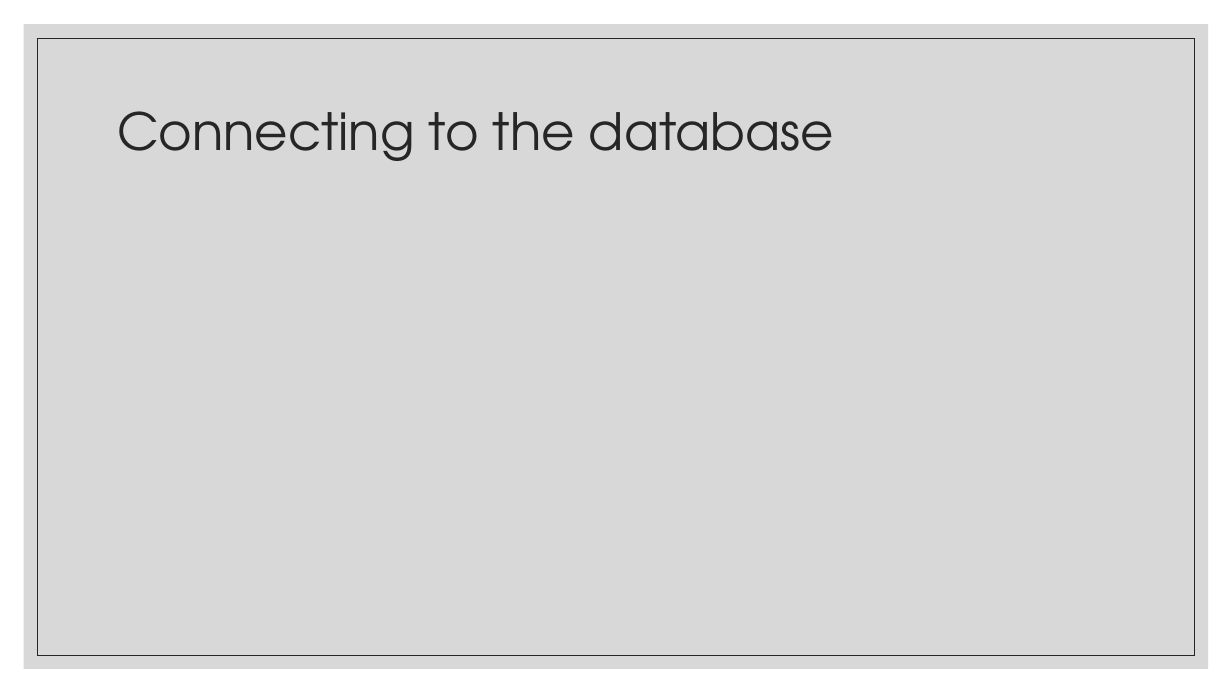
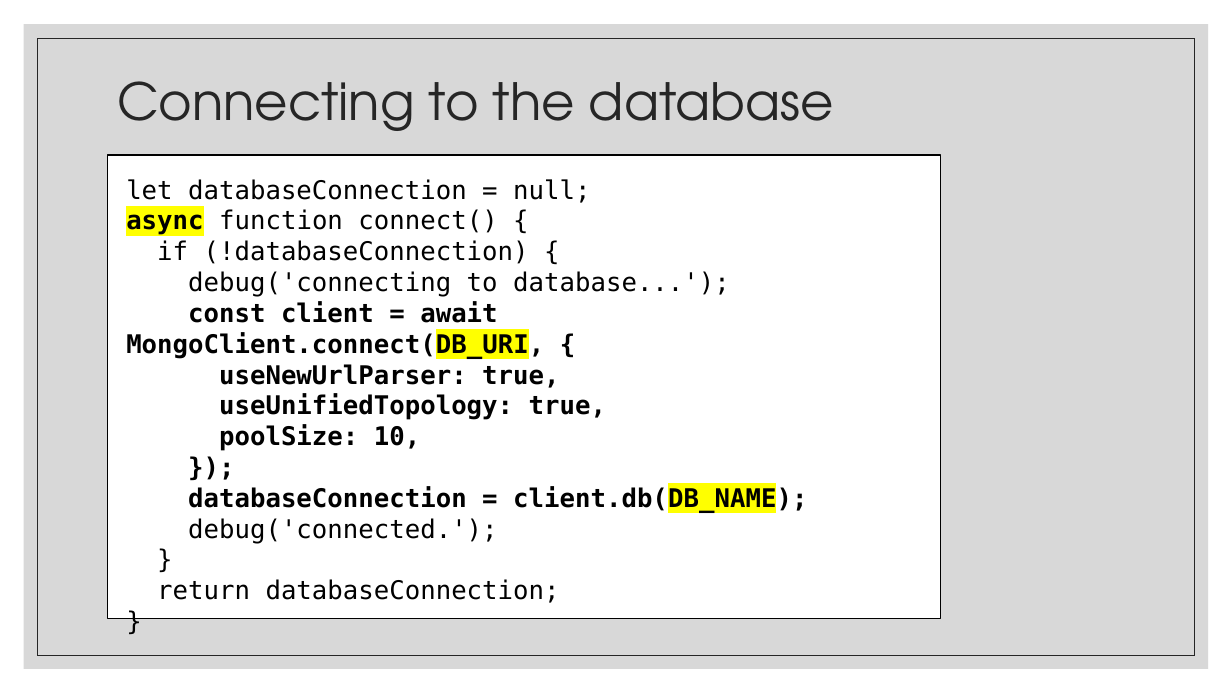
Before and after one commit to zackstotts/base-node-curriculum, a slide deck: slide 12 of unit_03/slides/02 MongoDB & Node.pptx (slide 6 before the commit). Drawn at 1232x693 pixels with LibreOffice and Linux fonts; fonts in the diff are those of the drawing. Boxes give left, top, right and bottom in pixels: in the first picture for what was removed or moved away, otherwise in the second. Text is boxed around its words. In the diff, an @@ line names an element or a change of style, - is before the commit and + after.

Commit message:
adding details on connecting to the database

```diff
--- a/unit_03/slides/02 MongoDB & Node.pptx
+++ b/unit_03/slides/02 MongoDB & Node.pptx
@@ title "Connecting to the database" moved from (x1=117, y1=111, x2=834, y2=161) to (x1=117, y1=81, x2=834, y2=131) @@
@@ text added at (x1=108, y1=155, x2=941, y2=628), fill #FFFFFF, outline #000000 1 pt, 20 pt, text #000000 @@
+let databaseConnection = null;
+async function connect() {
+if (!databaseConnection) {
+debug('connecting to database...');
+const client = await MongoClient.connect(DB_URI, {
+useNewUrlParser: true,
+useUnifiedTopology: true,
+poolSize: 10,
+});
+databaseConnection = client.db(DB_NAME);
+debug('connected.');
+}
+return databaseConnection;
+}
```
Also in this commit, not shown: 1 other slide changed, 8 slides added.
